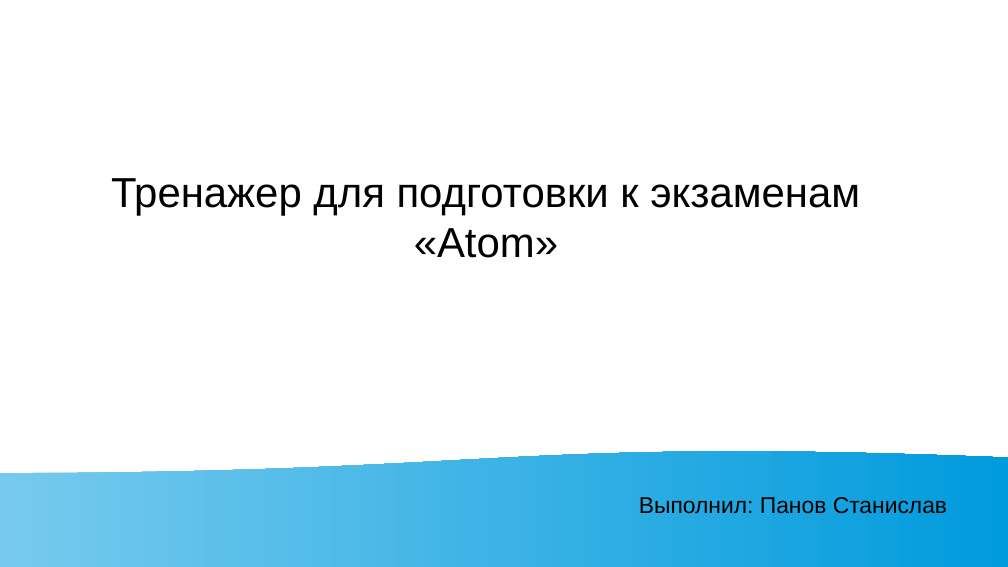
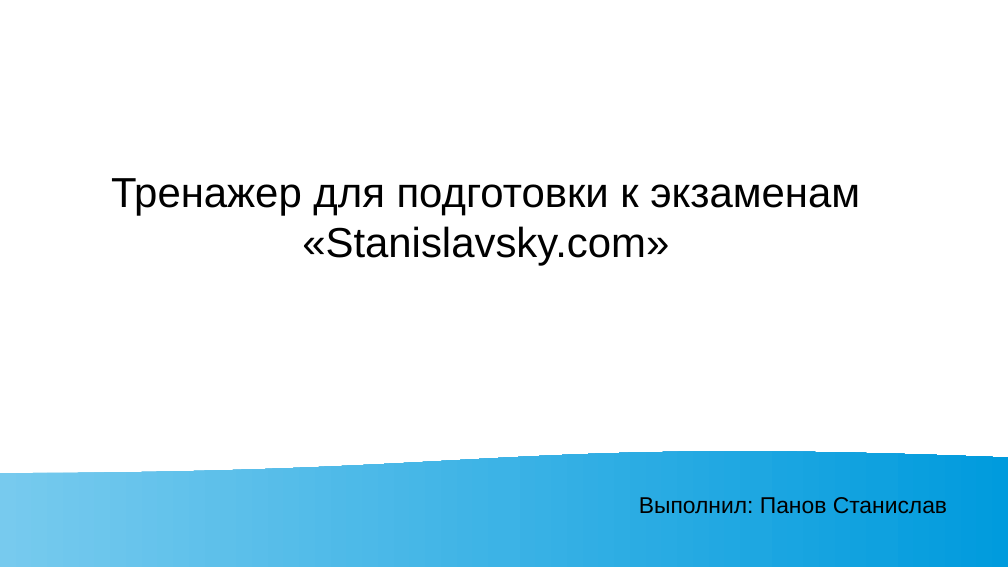
Before and after one commit to Stanislavsky2024/WebProject, a slide deck: slide 1 of Презентация Web.odp. Drawn at 1008x567 pixels with LibreOffice and Linux fonts; fonts in the diff are those of the drawing. Boxes give left, top, right and bottom in pixels: in the first picture for what was removed or moved away, otherwise in the second. Text is boxed around its words. In the diff, an @@ line names an element or a change of style, - is before the commit and + after.

```diff
--- a/Презентация Web.odp
+++ b/Презентация Web.odp
@@ title at [111,178,860,266]: text changed @@
-Тренажер для подготовки к экзаменам
-«Atom»
+Тренажер для подготовки к экзаменам
+«Stanislavsky.com»
```
Also in this commit, not shown: 1 other slide changed, 1 slide added, 1 slide removed, 9 other files.
